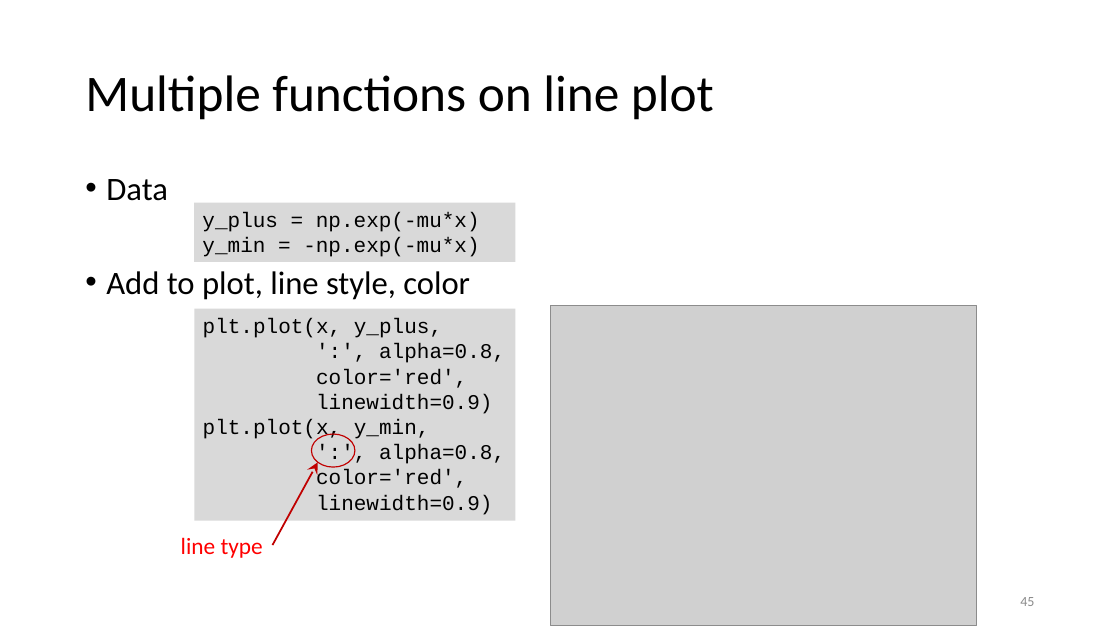
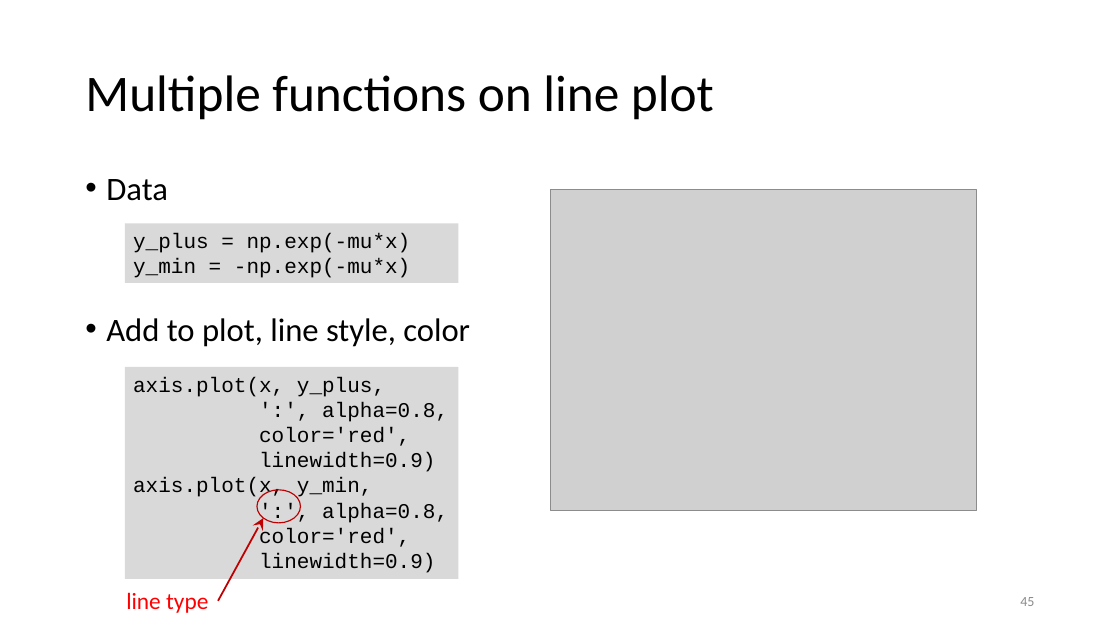
Before and after one commit to gjbex/Scientific-Python, a slide deck: slide 45 of scientific_python.pptx. Drawn at 1120x630 pixels with LibreOffice and Linux fonts; fonts in the diff are those of the drawing; grey boxes stand for pictures. Boxes give left, top, right and bottom in pixels: in the first picture for what was removed or moved away, otherwise in the second. Text is boxed around its words. In the diff, an @@ line names an element or a change of style, - is before the commit and + after.

```diff
--- a/scientific_python.pptx
+++ b/scientific_python.pptx
@@ text "Data" rewrapped from [106,179,470,300] to [106,179,470,347] @@
@@ picture: place and size @@
-picture at [550,305,977,626]
+picture at [550,190,977,511]
@@ rectangle "y_plus = np.exp(-mu*x)": place and size @@
-rectangle "y_plus = np.exp(-mu*x)" at [194,202,515,262]
+rectangle "y_plus = np.exp(-mu*x)" at [125,223,459,283]
@@ rectangle "axis.plot(x, y_plus,": place and size @@
-rectangle "axis.plot(x, y_plus," at [194,308,515,520]
+rectangle "axis.plot(x, y_plus," at [125,367,459,579]
@@ text in rectangle at [133,377,385,397]: text changed @@
-plt.plot(x, y_plus,
+axis.plot(x, y_plus,
@@ text in rectangle at [133,477,373,499]: text changed @@
-plt.plot(x, y_min,
+axis.plot(x, y_min,
@@ 1 text, 1 ellipse, 1 arrow: place and size @@
-1 text, 1 ellipse, 1 arrow at [181,434,355,558]
+1 text, 1 ellipse, 1 arrow at [126,490,301,613]
```
Also in this commit, not shown: 5 other slides changed, 9 other files.
